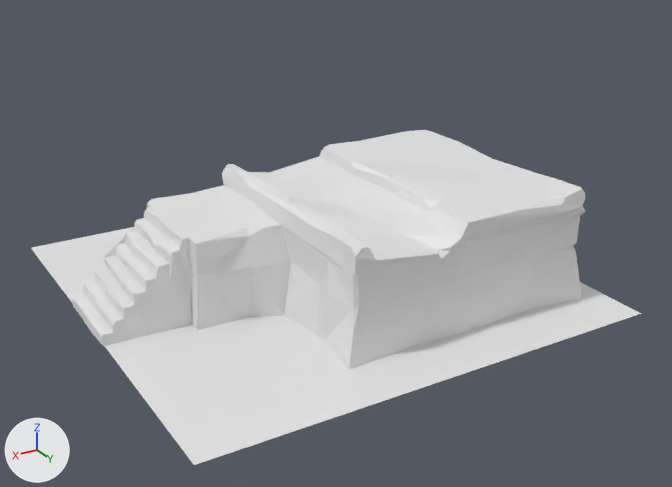
Renders of the Blender file learning/polygonrunway/ancient_ruin/save/ancient_ruins.blend from each side of a commit.
Before and after are seen from a 50 mm lens placed at (7.45, 13.22, 7.18), pointed at (-0.08, 0.66, 0.9). The axes (+X, +Y, +Z) are drawn at lower left. The lights are the same throughout.

Before the edit, the objects in view are built like this:
```python
me_plane = bpy.data.meshes.new('Plane')
me_plane.from_pydata([(-4.0, -4.0, 0.0), (4.0, -4.0, 0.0), (-4.0, 4.0, 0.0), (4.0, 4.0, 0.0)], [], [(0, 1, 3, 2)])
me_plane_001 = bpy.data.meshes.new('Plane.001')
me_plane_001.from_pydata(...)  # 250 vertices, 224 faces; spans x -3.55..2.61, y -1.73..3.08, z -0.01..1.98
me_plane_002 = bpy.data.meshes.new('Plane.002')
me_plane_002.from_pydata(...)  # 121 vertices, 90 faces; spans x -0.59..1.05, y -0.84..0.87, z 0.0..1.5
ob_ground = bpy.data.objects.new('Ground', me_plane)
ob_ground.location = (0.0, 0.0, 0.0)
ob_ruin = bpy.data.objects.new('Ruin', me_plane_001)
ob_ruin.location = (0.0, 0.0, 0.0)
ob_stairs = bpy.data.objects.new('Stairs', me_plane_002)
ob_stairs.location = (3.0, -0.35, 0.0)
```
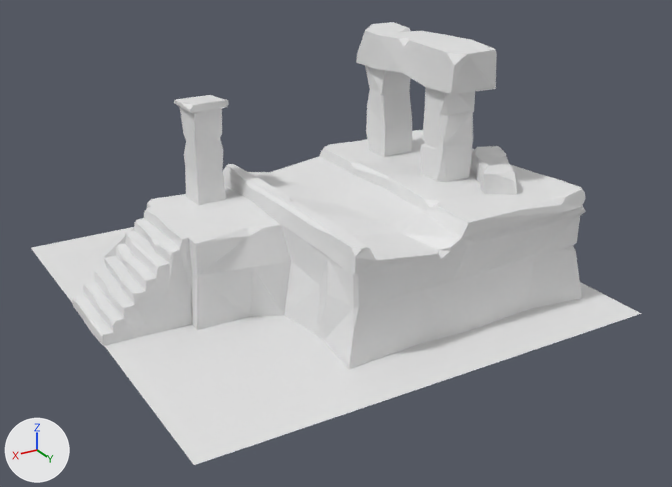
Commit message: updated pillar

Patch to the scene script:
```diff
--- a/learning/polygonrunway/ancient_ruin/save/ancient_ruins.blend.py
+++ b/learning/polygonrunway/ancient_ruin/save/ancient_ruins.blend.py
@@ me_plane_005 @@
+me_plane_005.from_pydata(...)  # 29 vertices, 22 faces; spans x -0.172..0.208, y -0.267..0.14, z 0.004..1.044
@@ me_plane_006 @@
+me_plane_006.from_pydata(...)  # 36 vertices, 33 faces; spans x -1.08..1.16, y -1.03..6.25, z -0.07..1.72
@@ me_plane_004 @@
+me_plane_004.from_pydata(...)  # 27 vertices, 21 faces; spans x -0.165..0.238, y -0.192..0.182, z 0.0..1.035
@@ me_plane_003 @@
+me_plane_003.from_pydata(...)  # 53 vertices, 46 faces; spans x -0.226..0.239, y -0.226..0.226, z -0.004..1.17
@@ ob_pillar_003 @@
+ob_pillar_003 = bpy.data.objects.new('Pillar.003', me_plane_005)
+ob_pillar_003.location = (-2.89, 0.9, 1.93)
+ob_pillar_003.rotation_euler = (-2.064, -1.571, 0.0)  # degrees (-118, -90, 0)
+ob_pillar_003.scale = (1.51, 1.51, 1.51)
@@ ob_plane @@
+ob_plane = bpy.data.objects.new('Plane', me_plane_006)
+ob_plane.location = (-1.94, -0.69, 3.56)
+ob_plane.rotation_euler = (-0.00466, 0.00449, 0.00018)  # degrees (-0.3, 0.3, 0)
+ob_plane.scale = (0.397, 0.414, 0.397)
@@ ob_pillar @@
+ob_pillar = bpy.data.objects.new('Pillar', me_plane_005)
+ob_pillar.location = (-2.02, 1.28, 1.91)
+ob_pillar.scale = (1.73, 1.73, 1.73)
@@ ob_pillar_001 @@
+ob_pillar_001 = bpy.data.objects.new('Pillar.001', me_plane_004)
+ob_pillar_001.location = (-2.02, -0.6, 1.91)
+ob_pillar_001.scale = (1.73, 1.73, 1.73)
@@ ob_pillar_002 @@
+ob_pillar_002 = bpy.data.objects.new('Pillar.002', me_plane_003)
+ob_pillar_002.location = (1.55, -0.98, 1.52)
+ob_pillar_002.scale = (1.51, 1.51, 1.51)
```

Location of each change, [x1, y1, x2, y2] in pixels of the pictures (672 x 487 px):
'Plane', added
    after: [356, 22, 497, 94]
'Pillar', added
    after: [421, 87, 475, 182]
'Pillar.002', added
    after: [174, 95, 229, 205]
'Pillar.001', added
    after: [365, 66, 412, 157]
'Pillar.003', added
    after: [471, 146, 517, 195]
